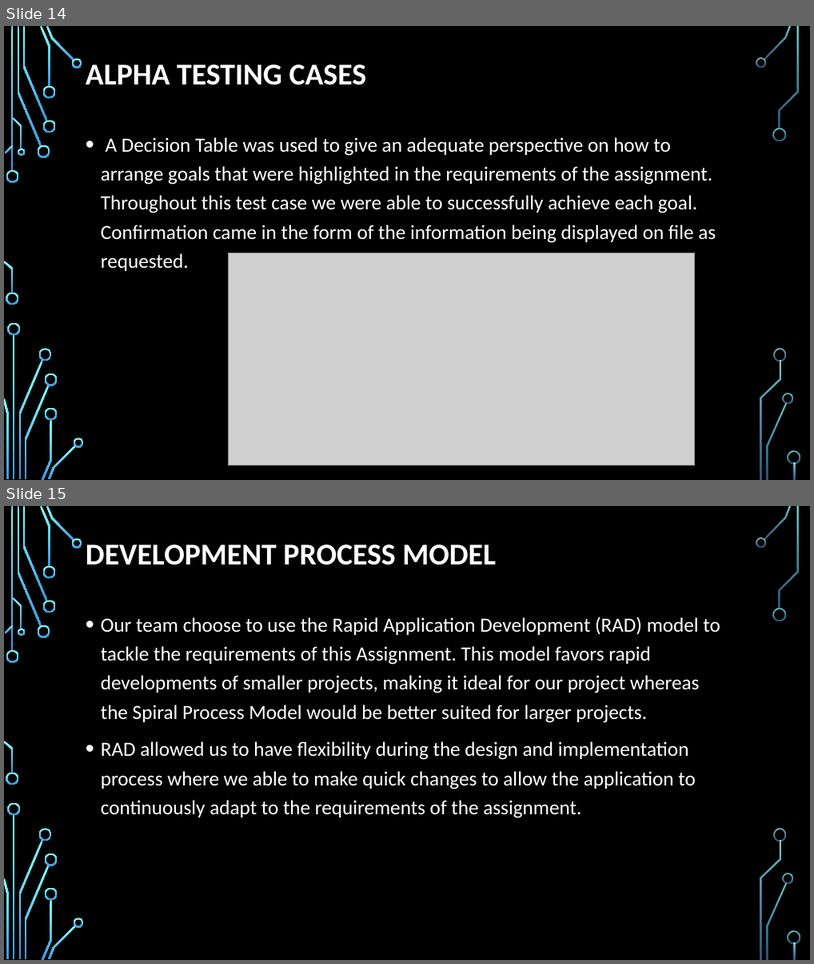
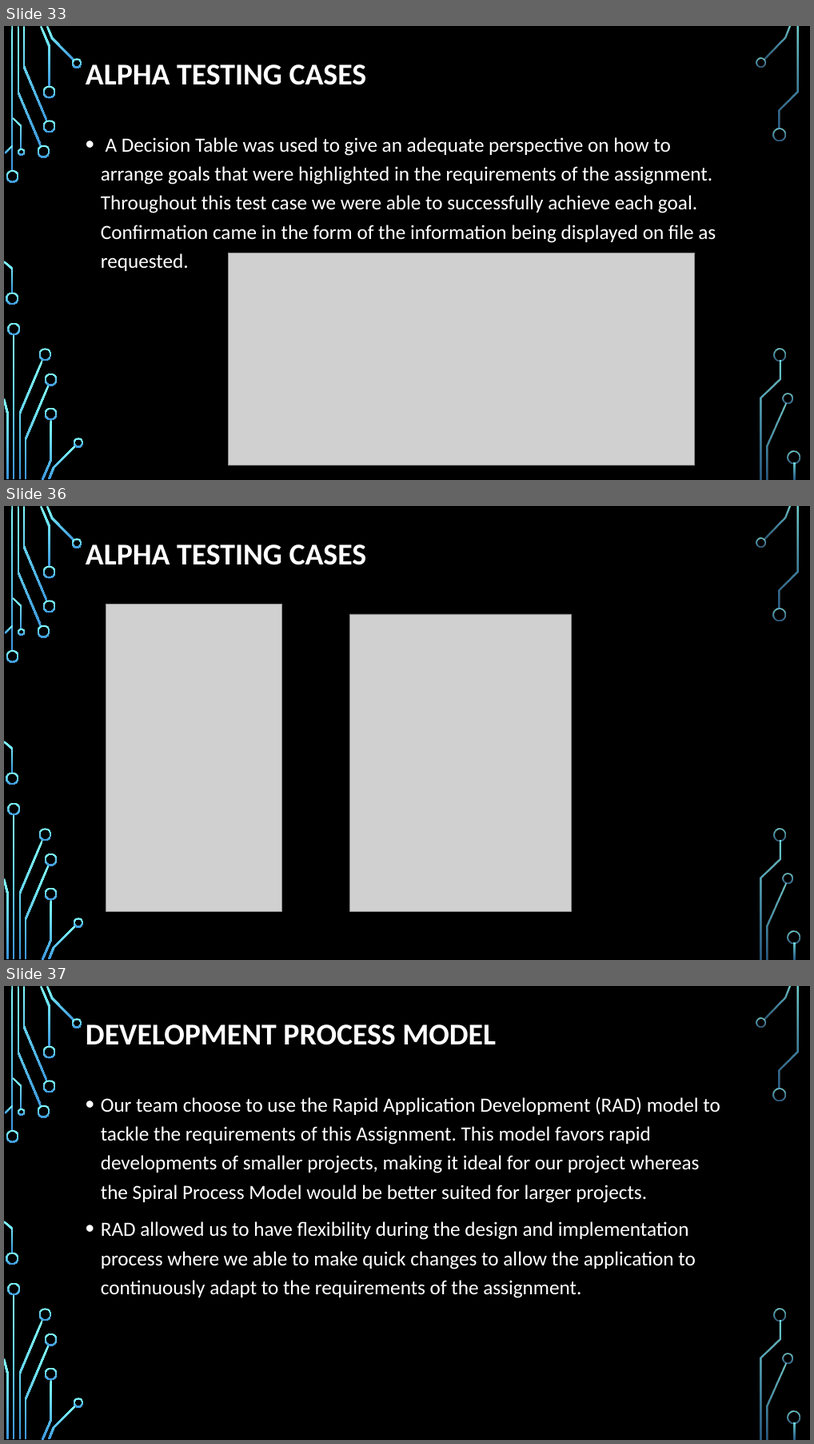
Before and after one commit to trf213/SQA, a slide deck: Documentation/Group Presentation.pptx. Shown one above the other, each under a label of ours: slides 14 and 15 before the commit, slides 33, 36 and 37 after it; the slides between them are not shown. The pictures are 814x964 and 814x1444 pixels, drawn with LibreOffice and Linux fonts; fonts in the diff are those of the drawing; grey boxes stand for pictures; background and template pictures are left out. Boxes give left, top, right and bottom in pixels: in the first picture for what was removed or moved away, otherwise in the second. Text is boxed around its words. In the diff, an @@ line names an element or a change of style, - is before the commit and + after.

```diff
--- a/Documentation/Group Presentation.pptx
+++ b/Documentation/Group Presentation.pptx
@@ slide 36 added at <box>4,506,810,960</box>, background picture (left out); not listed: 36 template elements that a slide beside it also shows @@
@@ title added at <box>86,544,367,565</box>, 36 pt, text #FFFFFF, bold @@
+ALPHA TESTING CASES
@@ picture added at <box>106,604,282,912</box> @@
@@ picture added at <box>350,614,571,911</box> @@
@@ what was slide 14 is now slide 33 @@
@@ what was slide 15 is now slide 37 @@
```
Also in this commit, not shown: 8 slides changed, 21 other slides added, 1 other file.
